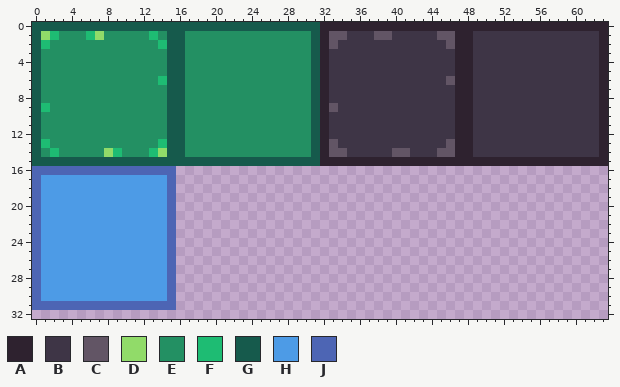
One commit to this pixel-art file: Project Games/project BitCraft/Aseprite/TileMap1.aseprite. This is how it looked before the edit.
64x64 pixels, 1 frame. Shown: x 0..63, y 0..32.
Palette (. is transparent): A #2e222f  B #3e3546  C #625565  D #91db69  E #239063  F #1ebc73  G #165a4c  H #4d9be6  J #4d65b4
After:
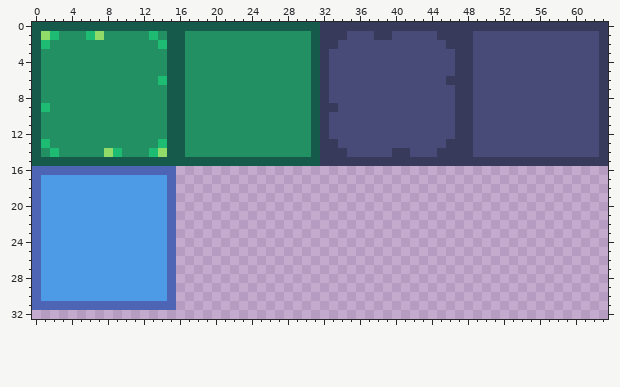
The exact change:
{"colour":"A","old":"#2e222f","new":"#383a5c"}
{"colour":"B","old":"#3e3546","new":"#484a77"}
{"y":1,"x":33,"old":"CC","new":"AA"}
{"y":1,"x":38,"old":"CC","new":"AA"}
{"y":1,"x":45,"old":"CC","new":"AA"}
{"y":2,"x":33,"old":"C","new":"A"}
{"y":2,"x":46,"old":"C","new":"A"}
{"y":6,"x":46,"old":"C","new":"A"}
{"y":9,"x":33,"old":"C","new":"A"}
{"y":13,"x":33,"old":"C","new":"A"}
{"y":13,"x":46,"old":"C","new":"A"}
{"y":14,"x":33,"old":"CC","new":"AA"}
{"y":14,"x":40,"old":"CC","new":"AA"}
{"y":14,"x":45,"old":"CC","new":"AA"}
{"label":"changed","picture_box":[320,22,608,166]}
